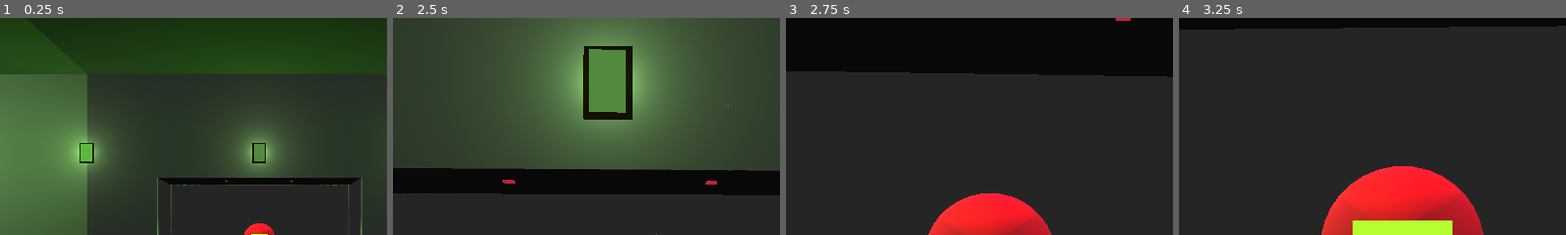
Above: before the commit, frames 1-4 (left to right).
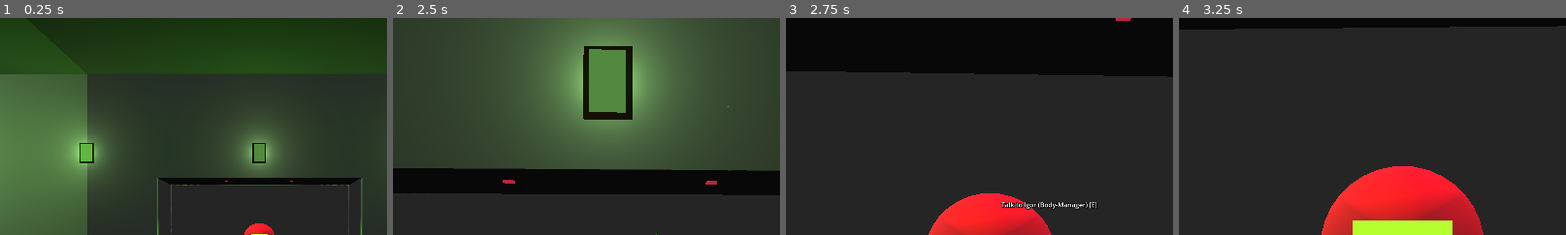
Above: after the commit, the same moments.

Repository: jamklex/3dshooter
Game: Godot game, scene res://scenes/ship/_main.tscn
Two runs of this game, one before a commit and one after it. Both use one fixed random seed, a clock stepped at 60 frames per second and the inputs below.
Inputs (mouse positions are % of the whole screen's width and height, from its top left):
- Up to frame 1 (0.25 s): no input
- Up to frame 2 (2.5 s): tap Enter at 0.5 s; move the mouse to (55, 50) at 0.52 s; hold W (forward) from 0.53 s (still down); tap E (interact) at 0.6, 1.55, 2.1 s; tap Space (jump) at 0.77, 0.8, 1.07, 1.35, 1.52, 1.82, 2.3 s; move the mouse to (45, 50) at 1.27 s; move the mouse to (52, 48) at 2.02 s
- Up to frame 3 (2.75 s): keep holding W (forward)
- Up to frame 4 (3.25 s): keep holding W (forward); move the mouse to (49, 52) at 2.77 s; tap E (interact) at 2.85 s; tap Space (jump) at 3.02 s
The pictures show only the part of the screen within x 16-66%, y 0-50%; the shares and areas given below are measured in that part.

Frames 1-2 are identical in both runs. In frame 3, 0.5% of the frame differs, in the area x 55-81%, y 84-89%; in frame 4, nothing differs.

Commit message:
interaktion deutlich verbessert

Diff:
--- a/assets/models/airvent/airvent.tscn
+++ b/assets/models/airvent/airvent.tscn
@@ -13,6 +13,7 @@
 script = ExtResource("1_di3os")
 disable_on_interact = true
 action = 3
+default_popup_messages = "Stash Items"
 
 [node name="grid" type="CSGBox3D" parent="."]
 transform = Transform3D(1, 0, 0, 0, 0.707107, -0.707107, 0, 0.707107, 0.707107, 0.1, 0, 0)
--- a/assets/models/leaver/leaver.tscn
+++ b/assets/models/leaver/leaver.tscn
@@ -19,6 +19,7 @@
 material = ExtResource("2_dw64c")
 script = ExtResource("3_8s8u0")
 action = 2
+default_popup_messages = "Telport Back To Base"
 
 [node name="off" type="CSGBox3D" parent="."]
 transform = Transform3D(0.990268, -0.139173, 0, 0.139173, 0.990268, 0, 0, 0, 1, 0, 0, 0)
@@ -27,3 +28,4 @@
 material = ExtResource("3_rpi6c")
 script = ExtResource("3_8s8u0")
 action = 1
+default_popup_messages = "Stay in Mission"
--- a/assets/models/player/player.tscn
+++ b/assets/models/player/player.tscn
@@ -67,3 +67,43 @@
 visible = false
 offset_right = 363.0
 offset_bottom = 331.0
+
+[node name="InteractionPopup" type="Label" parent="Camera"]
+anchors_preset = 8
+anchor_left = 0.5
+anchor_top = 0.5
+anchor_right = 0.5
+anchor_bottom = 0.5
+offset_left = -61.5
+offset_top = -88.0
+offset_right = 61.5
+offset_bottom = -62.0
+grow_horizontal = 2
+grow_vertical = 2
+theme_override_colors/font_color = Color(1, 1, 1, 1)
+theme_override_colors/font_shadow_color = Color(0, 0, 0, 1)
+theme_override_colors/font_outline_color = Color(0, 0, 0, 1)
+theme_override_constants/outline_size = 5
+theme_override_constants/shadow_outline_size = 5
+text = "Interact with (E)"
+horizontal_alignment = 1
+
+[node name="InteractionFeedback" type="Label" parent="Camera"]
+anchors_preset = 8
+anchor_left = 0.5
+anchor_top = 0.5
+anchor_right = 0.5
+anchor_bottom = 0.5
+offset_left = -92.5
+offset_top = 22.0
+offset_right = 92.5
+offset_bottom = 48.0
+grow_horizontal = 2
+grow_vertical = 2
+theme_override_colors/font_color = Color(0.760784, 0.517647, 0.054902, 1)
+theme_override_colors/font_shadow_color = Color(0, 0, 0, 1)
+theme_override_colors/font_outline_color = Color(0, 0, 0, 1)
+theme_override_constants/outline_size = 5
+theme_override_constants/shadow_outline_size = 5
+text = "You've collected <ITEM>"
+horizontal_alignment = 1
--- a/assets/models/player/playerBody.gd
+++ b/assets/models/player/playerBody.gd
@@ -2,11 +2,11 @@
 extends CharacterBody3D
 
 
-@export var speed := 7.0
-@export var jump_strength := 20.0
-@export var gravity := 50.0
-@export var mouse_sensitivity := 0.05
-@export var interact_distance := 2
+@export var speed = 7.0
+@export var jump_strength = 20.0
+@export var gravity = 50.0
+@export var mouse_sensitivity = 0.05
+@export var interact_distance = 3
 
 @onready var _camera: Camera3D = $Camera
 @onready var _model: Node3D = $Skin
@@ -14,6 +14,8 @@
 @onready var last_drop: RichTextLabel = $Camera/LastDrop
 @onready var inventory_output: RichTextLabel = $Camera/RunInventory
 @onready var crosshair = $Camera/Crosshair
+@onready var interactionPopup = $Camera/InteractionPopup as Label
+@onready var interactionFeedback = $Camera/InteractionFeedback as Label
 var inDialog = false
 
 func setInDialog(value:bool):
@@ -30,6 +32,7 @@
 	WorldUtil.player.body = self
 	WorldUtil.player.cam = get_node("Camera")
 	refresh_inventory_output()
+	fade_interaction_feedback(1)
 
 func _exit_tree():
 	WorldUtil.player.bodyLastPos = position
@@ -39,6 +42,7 @@
 func _physics_process(delta):
 	if not is_on_floor():
 		velocity.y -= gravity * delta
+	fade_interaction_feedback()
 	if inDialog:
 		return
 	if Input.is_action_just_pressed("jump") and is_on_floor():
@@ -61,12 +65,21 @@
 		velocity.z = move_toward(velocity.z, 0, speed)
 	move_and_slide()
 
+func fade_interaction_feedback(rate = 0.025 as float, reset = false as bool):
+	var new_modulate = interactionFeedback.modulate
+	if reset:
+		new_modulate.a = 1
+	if new_modulate.a > 0:
+		new_modulate.a = new_modulate.a * (1 - rate)
+	interactionFeedback.set_modulate(new_modulate)
+
 func handle_show_menu():
 	if !Input.is_action_just_pressed("menu"):
 		return
 	WorldUtil.quitGame()
 
 func handle_interaction():
+	interactionPopup.text = ""
 	if !_raycast.is_colliding():
 		return
 	var collider = _raycast.get_collider()
@@ -74,13 +87,19 @@
 		return
 	if collider.has_method("highlight"):
 		collider.highlight()
-	if !Input.is_action_just_pressed("interact"):
-		return
 	var distance = self.global_position.distance_to(collider.global_position)
 	if distance > InteractionHelper.interact_distance(collider, interact_distance):
 		return
+	if !inDialog and collider.has_method("popup_message"):
+		interactionPopup.text = collider.popup_message()
+	if !Input.is_action_just_pressed("interact"):
+		return
 	if collider.has_method("interact"):
-		collider.interact(WorldUtil.player)
+		var feedback = collider.interact(WorldUtil.player)
+		if feedback:
+			interactionFeedback.text = feedback
+			fade_interaction_feedback(0, true)
+	interactionPopup.text = ""
 
 func handle_show_inventory():
 	if !Input.is_action_just_pressed("inventory"):
--- a/scenes/level_1/_main.tscn
+++ b/scenes/level_1/_main.tscn
@@ -21,6 +21,7 @@
 
 [node name="goldenSphere" parent="." instance=ExtResource("11_0wgjw")]
 transform = Transform3D(1, 0, 0, 0, 1, 0, 0, 0, 1, -31, 1.08818, -6.5)
+default_popup_messages = "Pick up Quest-Item"
 
 [node name="Player" parent="." instance=ExtResource("5_si87g")]
 transform = Transform3D(0.00057596, 0, 1, 0, 1, 0, -1, 0, 0.00057596, 4, 0, 0)
--- a/scenes/ship/_main.tscn
+++ b/scenes/ship/_main.tscn
@@ -262,6 +262,7 @@
 transform = Transform3D(-1, 0, -8.74228e-08, 0, 1, 0, 8.74228e-08, 0, -1, 0, 0, 6.91226)
 script = ExtResource("9_gwpfa")
 dialog_data_path = "res://scenes/ship/dialogs/captain.json"
+npc_name = "Madelyn (Captain)"
 
 [node name="Collission" type="CollisionShape3D" parent="cockpit/captain"]
 transform = Transform3D(1, 0, 0, 0, 1, 0, 0, 0, 1, 0.0136678, 0.850179, 0.0339056)
@@ -1092,6 +1093,7 @@
 transform = Transform3D(-1, 0, -2.62268e-07, 0, 1, 0, 2.62268e-07, 0, -1, -6.04289e-07, 0, -21.8895)
 script = ExtResource("9_gwpfa")
 dialog_data_path = "res://scenes/ship/dialogs/roboUpgrader.json"
+npc_name = "Igor (Body-Manager)"
 
 [node name="Collission" type="CollisionShape3D" parent="upperShip/roboUpgrader"]
 transform = Transform3D(1, 0, 0, 0, 1, 0, 0, 0, 1, 0.0136678, 0.850179, 0.0339056)
@@ -1109,6 +1111,7 @@
 transform = Transform3D(-2.18557e-07, 0, 1, 0, 1, 0, -1, 0, -2.18557e-07, 6.05326, 0, -4.27917)
 script = ExtResource("9_gwpfa")
 dialog_data_path = "res://scenes/ship/dialogs/weaponShop.json"
+npc_name = "Henry (Weapon-Smith)"
 
 [node name="Collission" type="CollisionShape3D" parent="upperShip/weaponShop"]
 transform = Transform3D(1, 0, 0, 0, 1, 0, 0, 0, 1, 0.0136678, 0.850179, 0.0339056)
@@ -1420,6 +1423,7 @@
 transform = Transform3D(1, 0, 3.49691e-07, 0, 1, 0, -3.49691e-07, 0, 1, 3.08714, -2.94661, -8.84602)
 script = ExtResource("9_gwpfa")
 dialog_data_path = "res://scenes/ship/dialogs/itemSeller.json"
+npc_name = "Trish (Salvager)"
 
 [node name="Collission" type="CollisionShape3D" parent="lowerShip/itemSeller"]
 transform = Transform3D(1, 0, 0, 0, 1, 0, 0, 0, 1, 0.0136678, 0.850179, 0.0339056)
--- a/shared/scripts/clickable.gd
+++ b/shared/scripts/clickable.gd
@@ -9,7 +9,11 @@
 @export var disable_on_interact = false
 @export var action: Clickable.Actions
 @export var highlight_seconds = 0.1 as float
-@export var interact_distance_m = 2.0
+@export var interact_distance_m = -1
+const POPUP_MESSAGE_FORMAT = "Take Action"
+@export_placeholder(POPUP_MESSAGE_FORMAT) var default_popup_messages: String
+const FEEDBACK_MESSAGE_FORMAT = ""
+@export_placeholder(FEEDBACK_MESSAGE_FORMAT) var default_feedback_messages: String
 var highlighted = false
 
 enum Actions {
@@ -38,6 +42,10 @@
 	if(disable_on_interact):
 		set_interactable(false)
 		remove_highlight()
+	var message = default_feedback_messages
+	if !message:
+		message = FEEDBACK_MESSAGE_FORMAT
+	return message
 
 func highlight():
 	if !enable_highlight:
@@ -94,3 +102,9 @@
 
 func get_player() -> Player:
 	return WorldUtil.player
+
+func popup_message():
+	var message = default_popup_messages
+	if !message:
+		message = POPUP_MESSAGE_FORMAT
+	return InteractionHelper.popup_message(message)
--- a/shared/scripts/interactionHelper.gd
+++ b/shared/scripts/interactionHelper.gd
@@ -12,6 +12,11 @@
 
 static func interact_distance(interactable, default_distance):
 	var item_distance = interactable.get("interact_distance_m")
-	if item_distance != null:
+	if item_distance != null and item_distance > 0:
 		return item_distance
 	return default_distance
+
+static func popup_message(message):
+	var event = InputMap.action_get_events("interact")[0] as InputEvent
+	var relevant_key = event.as_text().split(" (")[0]
+	return message + " [" + relevant_key + "]"
--- a/shared/scripts/lootable.gd
+++ b/shared/scripts/lootable.gd
@@ -6,9 +6,13 @@
 @export var interactable = true
 @export var highlighted = false
 @export var highlight_seconds = 1.0 as float
-@export var interact_distance_m = 2.0 as float
+@export var interact_distance_m = -1
 @export_file("*.json") var drop_table_file = "res://assets/drop_tables/default_droptable.json"
 @onready var drop_table = JSON.parse_string(FileAccess.open(drop_table_file, FileAccess.READ).get_as_text()) as Dictionary
+const POPUP_MESSAGE_FORMAT = "Open Container"
+@export_placeholder(POPUP_MESSAGE_FORMAT) var default_popup_messages: String
+const FEEDBACK_MESSAGE_FORMAT = "Collected: <ITEM>"
+@export_placeholder(FEEDBACK_MESSAGE_FORMAT) var default_feedback_messages: String
 
 func _ready():
 	material = material.duplicate(true) # individual material
@@ -20,11 +24,16 @@
 	return interactable
 
 func interact(player: Player):
-	InteractionHelper.add_drop(player, get_random_item())
+	var item = get_random_item() as DropItem
+	InteractionHelper.add_drop(player, item)
 	if await open_animation():
 		interactable = false
 		remove_highlight()
 		highlightTimer.stop()
+	var message = default_feedback_messages
+	if !message:
+		message = FEEDBACK_MESSAGE_FORMAT.replace("<ITEM>", item.loot_message())
+	return message
 
 func highlight():
 	highlightTimer.wait_time = highlight_seconds
@@ -62,3 +71,9 @@
 	for item in items:
 		total_chance += item.chance
 	return total_chance
+
+func popup_message():
+	var message = default_popup_messages
+	if !message:
+		message = POPUP_MESSAGE_FORMAT
+	return InteractionHelper.popup_message(message)
--- a/shared/scripts/npc.gd
+++ b/shared/scripts/npc.gd
@@ -4,6 +4,9 @@
 var normalTransform: Transform3D
 
 @export_file(".json") var dialog_data_path
+@export var npc_name = "<NPC_NAME>"
+const POPUP_MESSAGE_FORMAT = "Talk to <NPC_NAME>"
+@export_placeholder(POPUP_MESSAGE_FORMAT) var default_popup_messages: String
 
 func _ready():
 	normalTransform = transform
@@ -24,3 +27,9 @@
 
 func resetPosition():
 	transform = normalTransform
+
+func popup_message():
+	var message = default_popup_messages
+	if !message:
+		message = POPUP_MESSAGE_FORMAT.replace("<NPC_NAME>", npc_name)
+	return InteractionHelper.popup_message(message)
--- a/shared/scripts/pickable.gd
+++ b/shared/scripts/pickable.gd
@@ -9,7 +9,11 @@
 @export var item_type: Items.TYPE
 @onready var mesh = $CollisionShape3D/MeshInstance3D
 @export var highlight_seconds = 1.0 as float
-@export var interact_distance_m = 2.0
+@export var interact_distance_m = -1
+const POPUP_MESSAGE_FORMAT = "Pick up <ITEM>"
+@export_placeholder(POPUP_MESSAGE_FORMAT) var default_popup_messages: String
+const FEEDBACK_MESSAGE_FORMAT = "Collected: <ITEM>"
+@export_placeholder(FEEDBACK_MESSAGE_FORMAT) var default_feedback_messages: String
 
 func _ready():
 	highlightTimer.connect("timeout", Callable(self, "remove_highlight"), 0)
@@ -20,9 +24,14 @@
 	return interactable
 
 func interact(player: Player):
-	InteractionHelper.add_drop(player, DropItem.create_fix("item_" + name))
+	var item = DropItem.create_fix("item_" + name)
+	InteractionHelper.add_drop(player, item)
 	interactable = false
+	var message = default_feedback_messages
+	if !message:
+		message = FEEDBACK_MESSAGE_FORMAT.replace("<ITEM>", item.loot_message())
 	self.queue_free()
+	return message
 
 func highlight():
 	highlightTimer.wait_time = highlight_seconds
@@ -40,3 +49,9 @@
 	var duplicate = mesh.get_surface_override_material(0).duplicate() # individual material
 	mesh.set_surface_override_material(0, duplicate)
 	return duplicate
+
+func popup_message():
+	var message = default_popup_messages
+	if !message:
+		message = POPUP_MESSAGE_FORMAT.replace("<ITEM>", str(item_type).to_pascal_case())
+	return InteractionHelper.popup_message(message)
--- a/shared/scripts/worldUtil.gd
+++ b/shared/scripts/worldUtil.gd
@@ -1,5 +1,4 @@
 extends Node
-
 
 var player: Player = Player.new()
 var currentDialog: Dialog
